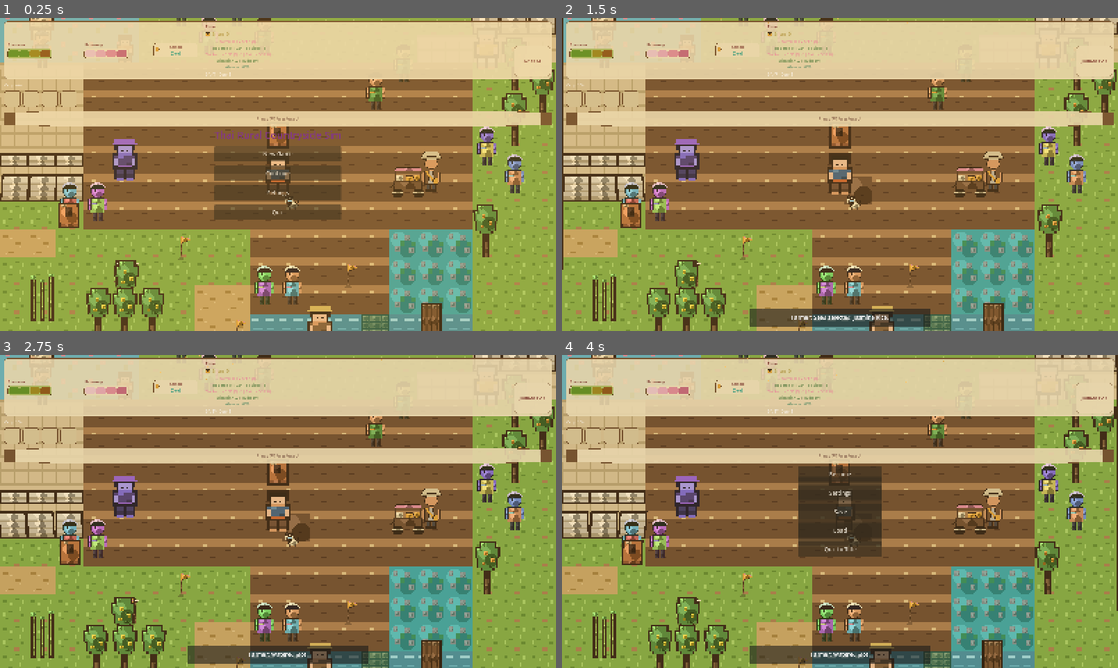
Above: before the commit, frames 1-4 (two rows, left to right).
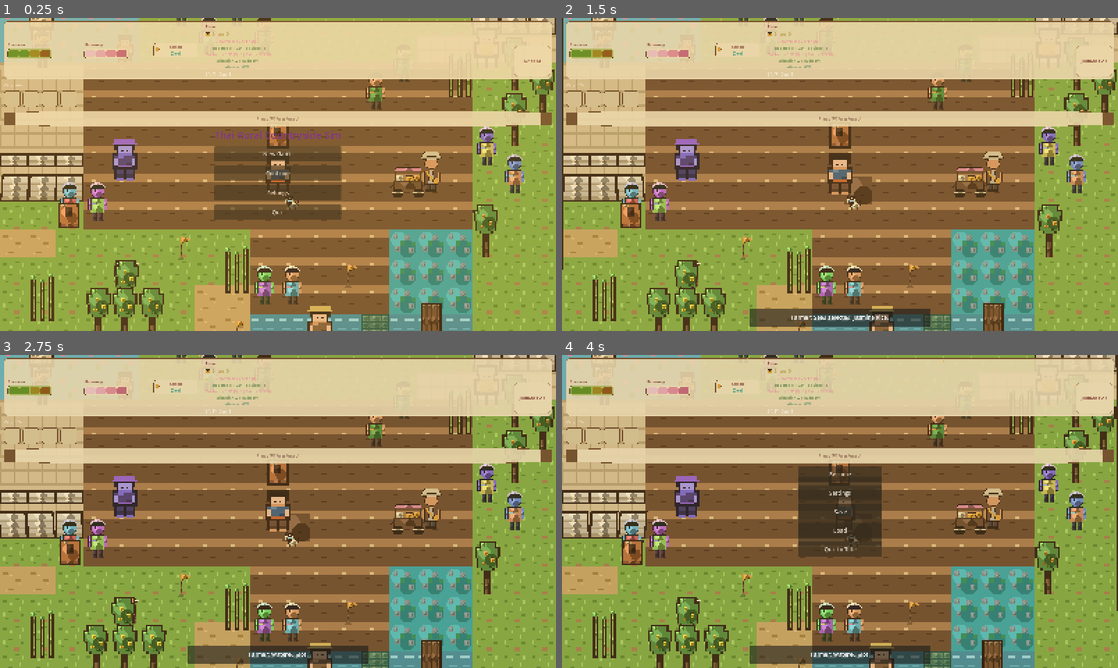
Above: after the commit, the same moments.

Repository: GRITui/slowlife-simulator
Game: Godot game, scene res://scenes/core/World.tscn
Same seed, same stepped clock (60 frames per second), same inputs: the game is played once before the commit and once after it.
Inputs (mouse positions are in pixels of both pictures, inside the frame that each line leads up to):
- Up to frame 1 (0.25 s): no input
- Up to frame 2 (1.5 s): click "New Game" at 0.5 s; tap E (interact) at 1.25 s; drag from (1095, 61) to (600, 21) at 1.27 s
- Up to frame 3 (2.75 s): tap E (interact) at 2 s; drag from (166, 527) to (489, 386) at 2.02 s
- Up to frame 4 (4 s): tap E (interact) at 2.75, 3.5 s; move the mouse to (895, 442) at 2.77 s; hold Right (move_right) 2.78-3.5 s; tap P at 2.85 s; drag from (812, 574) to (600, 358) at 3.52 s

The runs differ from the first frame. In frame 1, 0.5% of the frame differs, in the area x 40-85%, y 19-88%; in frame 2, 0.5%; in frame 3, 0.5%; in frame 4, 0.5%.

Commit message:
feat(TASK-368): map decoration pass + prop-density guideline
Adds two bamboo-thicket flat-decor accents to World.tscn's pasture and
temple-lane areas (via WorldRender.gd's existing PROPS/FLAT_DECOR
data-driven convention), and a new docs/art/environment-prop-density.md
guideline for future area work (TASK-343/344).

A standing "prop"-kind addition (banana_tree_tall) was tried first but
regressed the y-sort perf budget test (60 > 59-participant cap) --
dropped in favor of flat-decor-only, which isn't y-sorted and doesn't
count against that budget.

Also fixed a real, unrelated flake found while landing this: test_fog_driver.gd's
baseline check trusted whatever TimeManager._roll_daily_weather() happened to
randomly roll at boot (~25% fog chance in cool season, no fixed seed) instead of
forcing a known state first -- now explicitly emits weather_changed("clear")
before asserting the baseline.

Co-Authored-By: Claude Sonnet 5 <noreply@anthropic.com>
Claude-Session: https://claude.ai/code/session_01A9bTU9GFWgBfXEPTfdesaz

Diff:
--- a/scenes/core/WorldRender.gd
+++ b/scenes/core/WorldRender.gd
@@ -78,6 +78,15 @@
 const FLAT_DECOR := [
 	{"tex": "res://assets/environment/bamboo_thicket.png", "cell": Vector2i(1, 12)},
 	{"tex": "res://assets/environment/bamboo_thicket.png", "cell": Vector2i(7, 15)},
+	# TASK-368: two more accents — one filling an open pasture gap (row
+	# 10-11, clear of the banana cluster at rows 12-13 and the dryearth
+	# patches), one softening the temple lane approach (row 4, clear of
+	# the temple facade's wall/cap tiles at rows 1-2). Flat decor only
+	# (not "prop" kind) — this repo's y-sort perf budget is tight (see
+	# tests/test_perf_budget.gd), and a standing "prop" entry here
+	# regressed it (60 > the 59-participant cap) on first attempt.
+	{"tex": "res://assets/environment/bamboo_thicket.png", "cell": Vector2i(8, 11)},
+	{"tex": "res://assets/environment/bamboo_thicket.png", "cell": Vector2i(16, 4)},
 ]
 
 const MAZE_ORIGIN: Vector2i = Vector2i(14, 10)
--- a/tests/test_fog_driver.gd
+++ b/tests/test_fog_driver.gd
@@ -74,12 +74,16 @@
 
 	# --- B. Signal-flow.
 	if sb and fog_rect:
-		# Initial baseline: TimeManager's _ready already emitted
-		# weather_changed("clear") (default current_weather). The
-		# initial-sync call inside FogDriver._ready should have left
-		# FogRect.visible == false. Confirm before driving.
+		# Initial baseline: force a known state rather than trusting
+		# TimeManager's _ready roll. TimeManager._roll_daily_weather()
+		# uses real randf() (~25% fog chance in cool season) with no
+		# fixed seed, so asserting on whatever it happened to roll at
+		# boot is flaky by design — confirmed failing ~1/64 runs in
+		# practice while landing TASK-368 (unrelated diff, same flake).
+		sb.weather_changed.emit("clear")
+		await process_frame
 		_check(fog_rect.visible == false,
-			"baseline FogRect.visible == false (initial weather='clear')")
+			"baseline FogRect.visible == false (forced weather='clear')")
 
 		sb.weather_changed.emit("fog")
 		await process_frame
Not shown, added: docs/art/environment-prop-density.md
